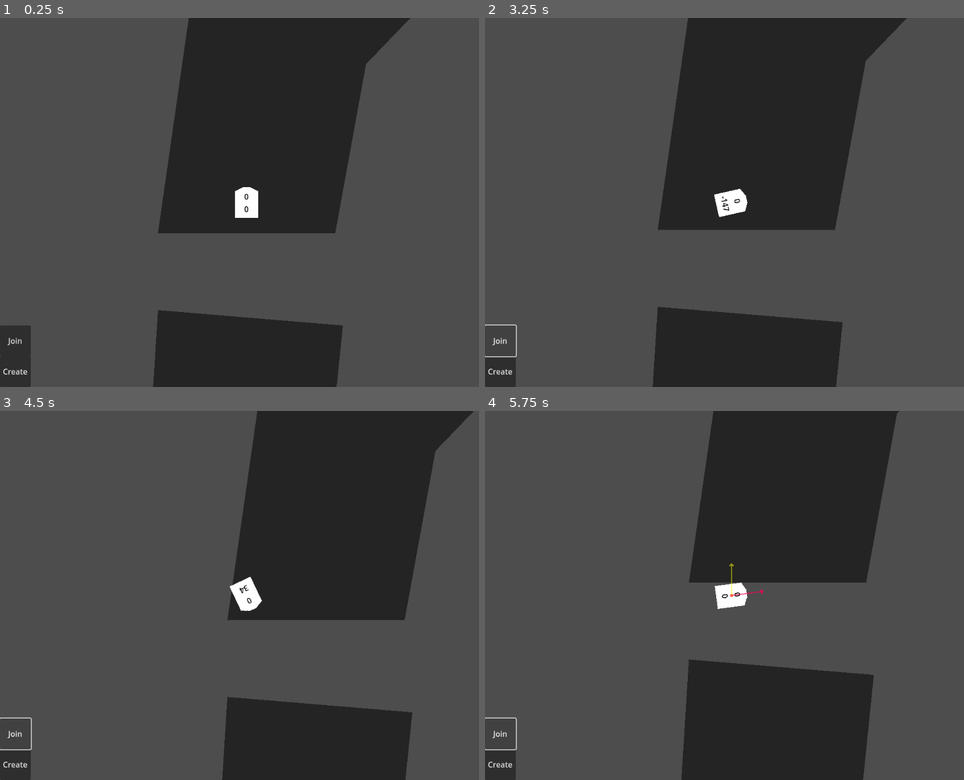
Above: before the commit, frames 1-4 (two rows, left to right).
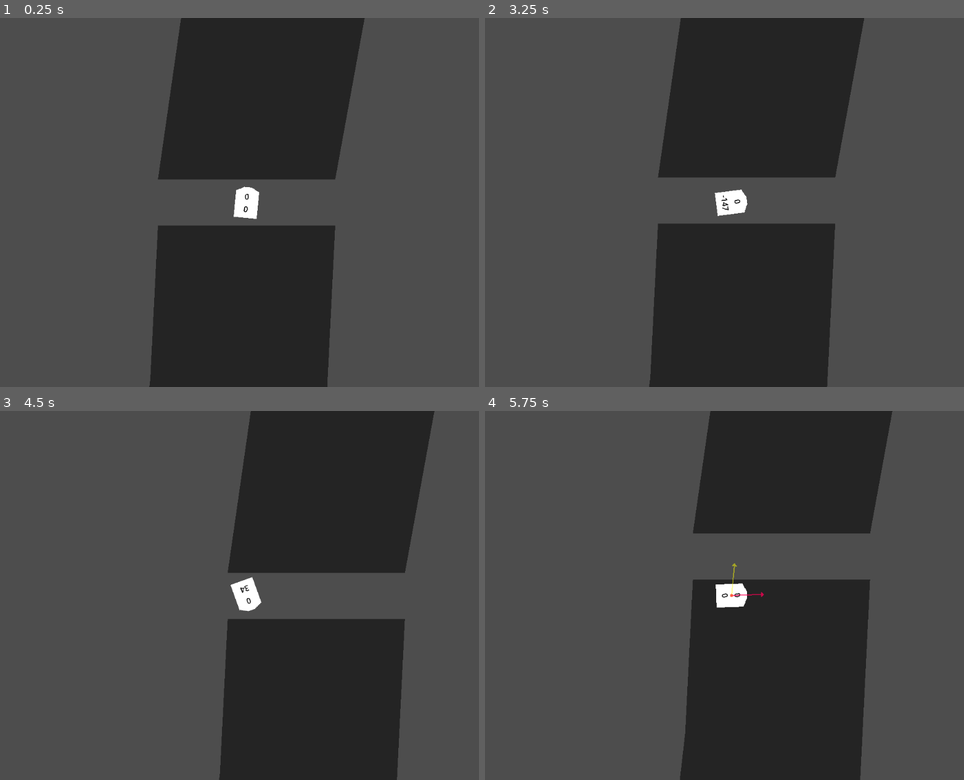
Above: after the commit, the same moments.

Repository: Tab-e-n/web-racing-game
Game: Godot game, scene res://gameplay.tscn
The game is run twice, just before and just after one commit, with the same random seed, the same clock (stepped at 60 frames per second) and the same inputs. Before the commit the project starts from res://Tracks/test_scene.tscn.
Inputs (mouse positions are in pixels of both pictures, inside the frame that each line leads up to):
- Up to frame 1 (0.25 s): no input
- Up to frame 2 (3.25 s): click (499, 372) at 0.5 s, where only the run before the commit has a clickable "Create"; click (499, 342) at 1.25 s, where only the run before the commit has a clickable "Join"; hold Right (right) 2.03-2.78 s; hold Down (down) from 2.78 s (still down)
- Up to frame 3 (4.5 s): release Down (down) at 3.53 s; hold Right (right) 3.53-4.28 s; hold Up (up) from 4.28 s (still down)
- Up to frame 4 (5.75 s): release Up (up) at 5.03 s; hold Left (left) from 5.03 s (still down); tap F12 (debug) at 5.65 s

The runs differ from the first frame. In frame 1, 16% of the frame differs, in the area x 0-86%, y 0-100%; in frame 2, 16%; in frame 3, 16%; in frame 4, 14%.

Commit message:
Simple Gameplay Objects

Diff:
--- /dev/null
+++ b/Objects/GameplayObjects/booster.tscn
@@ -0,0 +1,19 @@
+[gd_scene load_steps=3 format=3 uid="uid://bjrfuokbebqih"]
+
+[ext_resource type="Script" path="res://Scripts/booster.gd" id="1_rsh2b"]
+
+[sub_resource type="RectangleShape2D" id="RectangleShape2D_pm675"]
+size = Vector2(64, 64)
+
+[node name="booster" type="Area2D"]
+collision_layer = 2
+script = ExtResource("1_rsh2b")
+
+[node name="placeholder" type="Polygon2D" parent="."]
+polygon = PackedVector2Array(-32, -32, 0, -32, 0, -16, -16, 8, 16, 8, 0, -16, 0, -32, 32, -32, 32, 32, -32, 32)
+
+[node name="coll" type="CollisionShape2D" parent="."]
+shape = SubResource("RectangleShape2D_pm675")
+
+[connection signal="body_entered" from="." to="." method="_on_body_entered"]
+[connection signal="body_exited" from="." to="." method="_on_body_exited"]
--- /dev/null
+++ b/Objects/GameplayObjects/checkpoint.tscn
@@ -0,0 +1,13 @@
+[gd_scene load_steps=3 format=3 uid="uid://b6m05hpjgeyco"]
+
+[ext_resource type="Script" path="res://Scripts/checkpoint.gd" id="1_vm4tp"]
+
+[sub_resource type="WorldBoundaryShape2D" id="WorldBoundaryShape2D_6x8c3"]
+
+[node name="checkpoint" type="Area2D"]
+script = ExtResource("1_vm4tp")
+
+[node name="coll" type="CollisionShape2D" parent="."]
+shape = SubResource("WorldBoundaryShape2D_6x8c3")
+
+[connection signal="body_entered" from="." to="." method="_on_body_entered"]
--- /dev/null
+++ b/Objects/GameplayObjects/finish_line.tscn
@@ -0,0 +1,14 @@
+[gd_scene load_steps=3 format=3 uid="uid://dio5x6fxxcoph"]
+
+[ext_resource type="Script" path="res://Scripts/finish_line.gd" id="1_ocw73"]
+
+[sub_resource type="WorldBoundaryShape2D" id="WorldBoundaryShape2D_csgxu"]
+
+[node name="finish_line" type="Area2D"]
+collision_layer = 0
+script = ExtResource("1_ocw73")
+
+[node name="coll" type="CollisionShape2D" parent="."]
+shape = SubResource("WorldBoundaryShape2D_csgxu")
+
+[connection signal="body_entered" from="." to="." method="_on_body_entered"]
--- /dev/null
+++ b/Objects/GameplayObjects/oil.tscn
@@ -0,0 +1,20 @@
+[gd_scene load_steps=3 format=3 uid="uid://cm7fsaqo11er"]
+
+[ext_resource type="Script" path="res://Scripts/oil.gd" id="1_rk51n"]
+
+[sub_resource type="CircleShape2D" id="CircleShape2D_wixl5"]
+radius = 56.0
+
+[node name="oil" type="Area2D"]
+collision_layer = 2
+script = ExtResource("1_rk51n")
+
+[node name="placeholder" type="Polygon2D" parent="."]
+color = Color(0, 0, 0, 1)
+polygon = PackedVector2Array(-16, 56, -32, 56, -40, 40, -56, 24, -64, 0, -56, -16, -56, -32, -40, -40, -24, -48, -8, -48, 0, -64, 24, -56, 32, -40, 48, -32, 56, -24, 56, -8, 56, 8, 48, 24, 48, 40, 40, 48, 24, 48, 8, 64)
+
+[node name="coll" type="CollisionShape2D" parent="."]
+shape = SubResource("CircleShape2D_wixl5")
+
+[connection signal="body_entered" from="." to="." method="_on_body_entered"]
+[connection signal="body_exited" from="." to="." method="_on_body_exited"]
--- /dev/null
+++ b/Objects/GameplayObjects/start_position.tscn
@@ -0,0 +1,11 @@
+[gd_scene load_steps=3 format=3 uid="uid://d02i4pulhjd01"]
+
+[ext_resource type="Script" path="res://Scripts/start_position.gd" id="1_bmsn7"]
+[ext_resource type="Texture2D" uid="uid://doxnw8vkcqiag" path="res://Textures/debug_vector.png" id="2_4b2sc"]
+
+[node name="start_position" type="Marker2D"]
+script = ExtResource("1_bmsn7")
+
+[node name="pointer" type="Sprite2D" parent="."]
+position = Vector2(0, -32)
+texture = ExtResource("2_4b2sc")
--- a/Objects/racecar.tscn
+++ b/Objects/racecar.tscn
@@ -8,6 +8,7 @@
 size = Vector2(48, 64)
 
 [node name="Racecar" type="CharacterBody2D"]
+collision_mask = 65534
 script = ExtResource("1_xv4uw")
 
 [node name="placeholder" type="Sprite2D" parent="."]
--- a/Scripts/Netcode.gd
+++ b/Scripts/Netcode.gd
@@ -26,7 +26,7 @@
 var is_a_player : bool = true
 var is_a_spectator : bool = false
 
-var current_track_name : String = ""
+var current_track_name : String = "test_scene"
 
 var rcp_delay : int = 0
 
--- /dev/null
+++ b/Scripts/booster.gd
@@ -0,0 +1,17 @@
+extends Area2D
+
+var car : Node2D
+
+func _physics_process(_delta):
+	if car != null:
+		car.forced_accel = true
+
+func _on_body_entered(body):
+	if car == null:
+		car = body
+		car.forced_accel = true
+		car.boost(250, 5, rotation)
+
+func _on_body_exited(_body):
+	car.forced_accel = false
+	car = null
--- /dev/null
+++ b/Scripts/checkpoint.gd
@@ -0,0 +1,16 @@
+extends Area2D
+
+@onready var finish : Node2D = get_parent()
+var checkpoint_number : int
+
+func _ready():
+	finish.last_check_point += 1
+	checkpoint_number = finish.last_check_point
+
+
+func _on_body_entered(_body):
+	if finish.current_checkpoint == checkpoint_number - 1:
+		finish.current_checkpoint = checkpoint_number
+#		print(checkpoint_number)
+#	else:
+#		print("wrong, ", checkpoint_number)
--- /dev/null
+++ b/Scripts/finish_line.gd
@@ -0,0 +1,10 @@
+extends Area2D
+
+var current_checkpoint : int = 0
+var last_check_point : int = 0
+
+func _on_body_entered(body):
+	if current_checkpoint == last_check_point:
+		if get_tree().current_scene.has_method("player_did_a_lap"):
+			get_tree().current_scene.player_did_a_lap()
+		current_checkpoint = 0
--- /dev/null
+++ b/Scripts/gameplay.gd
@@ -0,0 +1,13 @@
+extends Node2D
+
+func get_car_data():
+	var data = {}
+	data["position"] = $Racecar.position
+	data["rotation"] = $Racecar.rotation
+#	data["gear"] = $Racecar.gear
+#	data["cur_speed"] = $Racecar.cur_speed
+#	data["state_sliding"] = $Racecar.state_sliding
+	return data
+
+func player_did_a_lap():
+	print("You did a lap :D")
--- /dev/null
+++ b/Scripts/oil.gd
@@ -0,0 +1,22 @@
+extends Area2D
+
+var car : Node2D
+var oil_covered_timer : int
+
+func _physics_process(_delta):
+	if car != null:
+		car.oil_covered = true
+	if oil_covered_timer > 0:
+		oil_covered_timer -= 1
+		if oil_covered_timer == 0:
+			car.oil_covered = false
+			car = null
+
+
+func _on_body_entered(body):
+	oil_covered_timer = 0
+	car = body
+
+
+func _on_body_exited(_body):
+	oil_covered_timer = 45
--- a/Scripts/racecar.gd
+++ b/Scripts/racecar.gd
@@ -13,20 +13,25 @@
 const TURN_SPEED_SLIDING : float = 0.05
 const SLIDING_DRAG : float = 1.5
 
-var gear = 0
+var is_taking_inputs = true
+
 var cur_speed = 0
 var friction_reduction = 0
-
+var gear = 0
 var switching_gears_timer = 0
 
-var state_sliding = false
-
-var is_taking_inputs = true
+var state_sliding : bool = false
+var forced_accel : bool = false
+var extra_friction : float = 0
+
+var oil_covered : bool = false
 
 func _ready():
 	motion_mode = MOTION_MODE_FLOATING
 
 func _physics_process(_delta):
+	extra_friction = 0
+
 	if Net.is_a_spectator:
 		visible = false
 		return
@@ -40,6 +45,10 @@
 					gear += 1
 
 	var last_coll_rot = $last_coll_rot.global_rotation
+
+	if oil_covered:
+		state_sliding = true
+		extra_friction += 1.5
 
 	if state_sliding:
 		physics_sliding()
@@ -79,7 +88,7 @@
 
 	$Label.text = String.num(gear) + "\n" + String.num(round(cur_speed))
 
-	if state_sliding:
+	if state_sliding or oil_covered:
 		$placeholder.modulate = Color(0.5, 0.5, 0.5)
 	else:
 		$placeholder.modulate = Color(1, 1, 1)
@@ -103,7 +112,7 @@
 		rotation += TURN_SPEED
 
 	if switching_gears_timer == 0:
-		if Input.is_action_pressed("up") and is_taking_inputs:
+		if (Input.is_action_pressed("up") and is_taking_inputs) or forced_accel:
 			if cur_speed < TOP_SPEED:
 				cur_speed += ACCELERATION - GEAR_ACC_DECREASE[gear]
 				if cur_speed > TOP_SPEED:
@@ -131,12 +140,12 @@
 			gear = expected_gear
 			switching_gears_timer = 30
 
-	if ((!Input.is_action_pressed("up") and !Input.is_action_pressed("down")) or !is_taking_inputs) and friction_reduction > 0:
+	if ((!(Input.is_action_pressed("up") or forced_accel) and !Input.is_action_pressed("down")) or !is_taking_inputs) and friction_reduction > 0:
 		friction_reduction -= 1
 
 	if cur_speed != 0:
 		var speed_sign = sign(cur_speed)
-		cur_speed -= speed_sign * (FRICTION - friction_reduction)
+		cur_speed -= speed_sign * (FRICTION - friction_reduction + extra_friction)
 		if speed_sign != sign(cur_speed):
 			cur_speed = 0
 
@@ -161,7 +170,7 @@
 		velocity_cos = (velocity.y / pyth)
 
 	if switching_gears_timer == 0:
-		if Input.is_action_pressed("up") and is_taking_inputs:
+		if (Input.is_action_pressed("up") and is_taking_inputs) or forced_accel:
 			velocity.x += sin(rotation) * ACCELERATION
 			velocity.y -= cos(rotation) * ACCELERATION
 
@@ -177,13 +186,13 @@
 	if velocity_sin != null or velocity_cos != null:
 		if velocity.x != 0:
 			var speed_sign = sign(velocity.x)
-			velocity.x -= velocity_sin * (FRICTION / 3 + pyth / 1000 * SLIDING_DRAG)
+			velocity.x -= velocity_sin * (FRICTION / 3 + pyth / 1000 * SLIDING_DRAG + extra_friction)
 			if speed_sign != sign(velocity.x) and speed_sign != 0:
 				velocity.x = 0
 
 		if velocity.y != 0:
 			var speed_sign = sign(velocity.y)
-			velocity.y -= velocity_cos * (FRICTION / 3 + pyth / 1000 * SLIDING_DRAG)
+			velocity.y -= velocity_cos * (FRICTION / 3 + pyth / 1000 * SLIDING_DRAG + extra_friction)
 			if speed_sign != sign(velocity.y) and speed_sign != 0:
 				velocity.y = 0
 
@@ -202,6 +211,16 @@
 
 #	velocity.x = sin(rotation) * cur_speed
 #	velocity.y = -cos(rotation) * cur_speed
+
+
+func boost(magnitude : float, drag : float, direction : float):
+	if state_sliding:
+		var pyth = pythagoras(velocity.x, velocity.y)
+		velocity.x += sin(direction) * magnitude / (1 + pyth / 1000 * drag)
+		velocity.y += -cos(direction) * magnitude / (1 + pyth / 1000 * drag)
+	else:
+		cur_speed += (PI - rotation_distance(direction, rotation)) / PI * magnitude / (1 + abs(cur_speed) / 1000 * drag)
+
 
 func wall_rotation_change(curr_rot : float, wall_rot : float):
 	var bang_angle = flip_angle(curr_rot)
--- /dev/null
+++ b/Scripts/start_position.gd
@@ -0,0 +1,9 @@
+extends Marker2D
+
+func _ready():
+	var game = get_tree().current_scene
+	if game.has_node("Racecar"):
+		var car = game.get_node("Racecar")
+		car.position = position
+		car.rotation = rotation
+	queue_free()
--- a/Scripts/track_loader.gd
+++ b/Scripts/track_loader.gd
@@ -1 +1,15 @@
 extends Node2D
+
+var current_track : Node2D = Node2D.new()
+var track_name : String = ""
+
+func _physics_process(delta):
+	if track_name != Net.current_track_name:
+		change_track(Net.current_track_name)
+
+func change_track(new_track_name : String):
+	current_track.queue_free()
+	var packed = load("res://Tracks/" + new_track_name + ".tscn")
+	current_track = packed.instantiate()
+	add_child(current_track)
+	track_name = new_track_name
--- a/Tracks/test_scene.tscn
+++ b/Tracks/test_scene.tscn
@@ -1,77 +1,112 @@
-[gd_scene load_steps=5 format=3 uid="uid://db1idhlcf3swl"]
+[gd_scene load_steps=6 format=3 uid="uid://db1idhlcf3swl"]
 
-[ext_resource type="PackedScene" uid="uid://d1u3cho1sh1kk" path="res://Objects/opponent_visualizer.tscn" id="1_b0l6y"]
-[ext_resource type="PackedScene" uid="uid://dq4jcgjndycyl" path="res://Objects/racecar.tscn" id="1_i6yhx"]
-
-[sub_resource type="GDScript" id="GDScript_a8vj5"]
-script/source = "extends Node2D
-
-
-func get_car_data():
-	var data = {}
-	data[\"position\"] = $Racecar.position
-	data[\"rotation\"] = $Racecar.rotation
-#	data[\"gear\"] = $Racecar.gear
-#	data[\"cur_speed\"] = $Racecar.cur_speed
-#	data[\"state_sliding\"] = $Racecar.state_sliding
-	return data
-
-func _on_create_pressed():
-	print(Net.create_game())
-
-
-func _on_join_pressed():
-	print(Net.join_game())
-"
-
-[sub_resource type="GDScript" id="GDScript_4g0n2"]
-script/source = "extends Camera2D
-
-func _physics_process(delta):
-	position = get_parent().get_node(\"Racecar\").position
-"
+[ext_resource type="PackedScene" uid="uid://d02i4pulhjd01" path="res://Objects/GameplayObjects/start_position.tscn" id="1_52i3j"]
+[ext_resource type="PackedScene" uid="uid://dio5x6fxxcoph" path="res://Objects/GameplayObjects/finish_line.tscn" id="2_0k7na"]
+[ext_resource type="PackedScene" uid="uid://b6m05hpjgeyco" path="res://Objects/GameplayObjects/checkpoint.tscn" id="3_xxc2b"]
+[ext_resource type="PackedScene" uid="uid://cm7fsaqo11er" path="res://Objects/GameplayObjects/oil.tscn" id="4_2jxhu"]
+[ext_resource type="PackedScene" uid="uid://bjrfuokbebqih" path="res://Objects/GameplayObjects/booster.tscn" id="5_rf6l0"]
 
 [node name="test_scene" type="Node2D"]
-script = SubResource("GDScript_a8vj5")
 
 [node name="track1" type="Polygon2D" parent="."]
 color = Color(0.145098, 0.145098, 0.145098, 1)
-polygon = PackedVector2Array(8, 320, 376, 320, 440, -32, 632 …(289 unchanged characters)…  2368, 312, 1904, 352, 1424, 352, 904, 392, 512, 8, 480, -8, 736, -72, 1296, -152, 1624, -176,  …(346 unchanged characters)…
+polygon = PackedVector2Array(8, 320, 376, 320, 440, -32, 632 …(289 unchanged characters)…  2368, 312, 1904, 352, 1424, 352, 904, 376, 416, 8, 416, -8, 736, -72, 1296, -152, 1624, -176,  …(346 unchanged characters)…
 
 [node name="track2" type="Polygon2D" parent="."]
 visible = false
 color = Color(0.145098, 0.145098, 0.145098, 1)
 polygon = PackedVector2Array(320, 352, 392, 88, 776, -56, 1136, 80, 1408, 224, 1752, 200, 1960, 32, 2408, -256, 2920, - …(1185 unchanged characters)…
 
-[node name="opponent_visualizer" parent="." instance=ExtResource("1_b0l6y")]
+[node name="start_position" parent="." instance=ExtResource("1_52i3j")]
+position = Vector2(192, 368)
+rotation = 0.0954237
 
-[node name="Racecar" parent="." instance=ExtResource("1_i6yhx")]
-position = Vector2(192, 256)
+[node name="finish_line" parent="." instance=ExtResource("2_0k7na")]
+position = Vector2(192, 320)
+rotation = -3.11744
 
-[node name="Camera2D" type="Camera2D" parent="."]
-script = SubResource("GDScript_4g0n2")
+[node name="checkpoint" parent="finish_line" instance=ExtResource("3_xxc2b")]
+position = Vector2(-122.822, 547.126)
+rotation = 0.443119
 
-[node name="create" type="Button" parent="Camera2D"]
-offset_left = -512.0
-offset_top = 320.0
-offset_right = -448.0
-offset_bottom = 384.0
-text = "Create"
+[node name="checkpoint2" parent="finish_line" instance=ExtResource("3_xxc2b")]
+position = Vector2(-699.89, 841.148)
+rotation = 1.28758
 
-[node name="join" type="Button" parent="Camera2D"]
-offset_left = -512.0
-offset_top = 256.0
-offset_right = -448.0
-offset_bottom = 320.0
-text = "Join"
+[node name="checkpoint3" parent="finish_line" instance=ExtResource("3_xxc2b")]
+position = Vector2(-1350.99, 720.837)
+rotation = 2.2215
 
-[node name="StaticBody2D" type="StaticBody2D" parent="."]
+[node name="checkpoint4" parent="finish_line" instance=ExtResource("3_xxc2b")]
+position = Vector2(-1584.89, -17.7294)
+rotation = 3.14159
 
-[node name="Polygon2D" type="Polygon2D" parent="StaticBody2D"]
-polygon = PackedVector2Array(1984, 832, 2048, 896, 2376, 1048, 2416, 800, 2488, 576, 2592, 408, 2120, 232, 1984, 640)
+[node name="checkpoint5" parent="finish_line" instance=ExtResource("3_xxc2b")]
+position = Vector2(-1351.65, -631.542)
+rotation = 3.14159
 
-[node name="CollisionPolygon2D" type="CollisionPolygon2D" parent="StaticBody2D"]
-polygon = PackedVector2Array(1984, 832, 2048, 896, 2376, 1048, 2416, 800, 2488, 576, 2592, 408, 2120, 232, 1984, 640)
+[node name="checkpoint6" parent="finish_line" instance=ExtResource("3_xxc2b")]
+position = Vector2(-1844.26, -1147.8)
+rotation = 1.86296
 
-[connection signal="pressed" from="Camera2D/create" to="." method="_on_create_pressed"]
-[connection signal="pressed" from="Camera2D/join" to="." method="_on_join_pressed"]
+[node name="checkpoint7" parent="finish_line" instance=ExtResource("3_xxc2b")]
+position = Vector2(-2509.3, -851.647)
+rotation = 0.261799
+
+[node name="checkpoint8" parent="finish_line" instance=ExtResource("3_xxc2b")]
+position = Vector2(-2625.94, -48.5963)
+rotation = 0.261799
+
+[node name="checkpoint9" parent="finish_line" instance=ExtResource("3_xxc2b")]
+position = Vector2(-3226.81, 254.003)
+rotation = 1.57079
+
+[node name="checkpoint10" parent="finish_line" instance=ExtResource("3_xxc2b")]
+position = Vector2(-3833.78, -27.4204)
+rotation = 2.35619
+
+[node name="checkpoint11" parent="finish_line" instance=ExtResource("3_xxc2b")]
+position = Vector2(-4251.44, -753.545)
+rotation = 2.87979
+
+[node name="checkpoint12" parent="finish_line" instance=ExtResource("3_xxc2b")]
+position = Vector2(-4347.76, -1759.51)
+rotation = 3.40339
+
+[node name="checkpoint13" parent="finish_line" instance=ExtResource("3_xxc2b")]
+position = Vector2(-3913.15, -2650.27)
+rotation = 3.66519
+
+[node name="checkpoint14" parent="finish_line" instance=ExtResource("3_xxc2b")]
+position = Vector2(-2827.9, -3108.61)
+rotation = 4.45058
+
+[node name="checkpoint15" parent="finish_line" instance=ExtResource("3_xxc2b")]
+position = Vector2(-1643.47, -3105.21)
+rotation = 4.97418
+
+[node name="checkpoint16" parent="finish_line" instance=ExtResource("3_xxc2b")]
+position = Vector2(-724.396, -2823.33)
+rotation = 5.23598
+
+[node name="checkpoint17" parent="finish_line" instance=ExtResource("3_xxc2b")]
+position = Vector2(-63.2544, -2287.14)
+rotation = 5.75958
+
+[node name="checkpoint18" parent="finish_line" instance=ExtResource("3_xxc2b")]
+position = Vector2(75.2585, -1522.26)
+rotation = 6.28318
+
+[node name="checkpoint19" parent="finish_line" instance=ExtResource("3_xxc2b")]
+position = Vector2(15.5683, -680.574)
+rotation = 6.28318
+
+[node name="oil" parent="." instance=ExtResource("4_2jxhu")]
+position = Vector2(3624, 376)
+
+[node name="oil2" parent="." instance=ExtResource("4_2jxhu")]
+position = Vector2(1616, 1664)
+
+[node name="booster" parent="." instance=ExtResource("5_rf6l0")]
+position = Vector2(1528, -136)
+rotation = 2.61799
--- a/gameplay.tscn
+++ b/gameplay.tscn
@@ -1,11 +1,13 @@
-[gd_scene load_steps=5 format=3 uid="uid://c64snpqm6f4ah"]
+[gd_scene load_steps=6 format=3 uid="uid://c64snpqm6f4ah"]
 
 [ext_resource type="PackedScene" uid="uid://d1u3cho1sh1kk" path="res://Objects/opponent_visualizer.tscn" id="1_0oath"]
 [ext_resource type="PackedScene" uid="uid://be2hnvy4ty6sv" path="res://Objects/track_loader.tscn" id="1_3amlh"]
+[ext_resource type="Script" path="res://Scripts/gameplay.gd" id="1_7u3yl"]
 [ext_resource type="PackedScene" uid="uid://dq4jcgjndycyl" path="res://Objects/racecar.tscn" id="1_po648"]
 [ext_resource type="PackedScene" uid="uid://buw70a4g4fxay" path="res://Objects/camera.tscn" id="4_50n4o"]
 
 [node name="gameplay" type="Node2D"]
+script = ExtResource("1_7u3yl")
 
 [node name="track_loader" parent="." instance=ExtResource("1_3amlh")]
 
--- a/project.godot
+++ b/project.godot
@@ -11,7 +11,7 @@
 [application]
 
 config/name="web-racing-game"
-run/main_scene="res://Tracks/test_scene.tscn"
+run/main_scene="res://gameplay.tscn"
 config/features=PackedStringArray("4.1", "GL Compatibility")
 config/icon="res://icon.svg"
 
